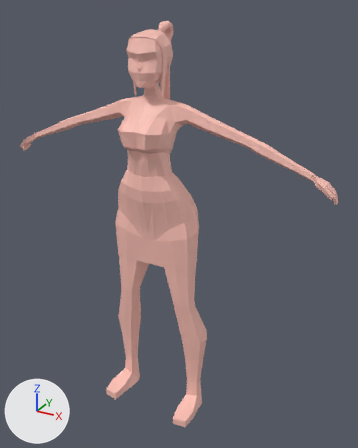
The Blender file detailed_character.blend, before and after one commit.
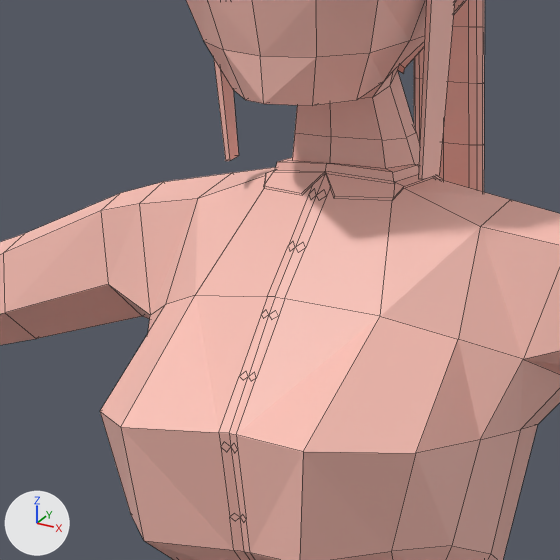
Each version appears first whole from a 50 mm lens placed at (1.004, -1.627, 1.743), pointed at (0.078, 0.058, 0.901), and next in a close-up on the part from 29% to 50% of the width and 16% to 33% of the height. The axes (+X, +Y, +Z) are drawn at lower left. The lights are the same throughout. The close-ups show mesh edges as thin lines.

The older version as bpy lines, for what is in view:
```python
me_cube_001 = bpy.data.meshes.new('Cube.001')
me_cube_001.from_pydata(...)  # 683 vertices, 597 faces; spans x 0.0..4.66, y -0.96..0.83, z -8.42..2.53
me_cube_001.materials.append(mat_skin)  # pink #ffc4b8
ob_leslie = bpy.data.objects.new('Leslie', me_cube_001)
ob_leslie.location = (0.0, 0.0, 1.3041)
ob_leslie.scale = (0.154, 0.154, 0.154)
_m = ob_leslie.modifiers.new('Mirror', 'MIRROR')
_m.use_clip = True
```
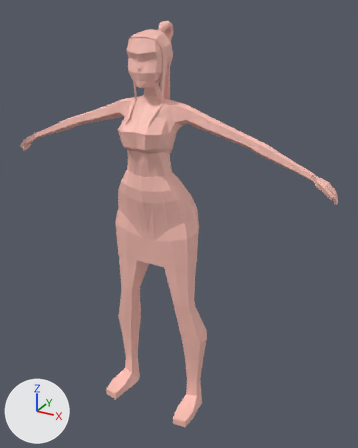
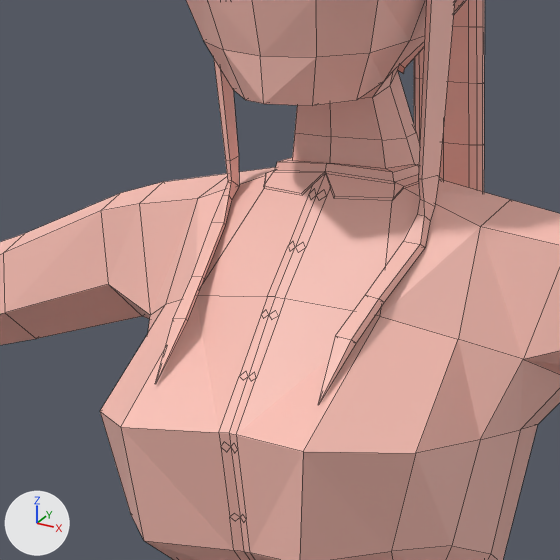
Commit message: Made the side strings of hair longer.

Location of each change, [x1, y1, x2, y2] in pixels of the close-ups (560 x 560 px):
part 1 of me_cube_001, built on (pink): after [155, 156, 439, 405]

The change, as a diff of the scene's bpy script:
```diff
--- a/detailed_character.blend.py
+++ b/detailed_character.blend.py
@@ me_cube_001 @@
 # used by ob_leslie; location = (0.0, 0.0, 1.3041); scale = (0.154, 0.154, 0.154)
-me_cube_001.from_pydata(...)  # 683 vertices, 597 faces; spans x 0.0..4.66, y -0.96..0.83, z -8.42..2.53
+me_cube_001.from_pydata(...)  # 707 vertices, 621 faces; spans x 0.0..4.66, y -0.96..0.83, z -8.42..2.53
+# me_cube_001 part 1
+# 1 face is deleted
+# 24 vertices are added at x 0.29..0.41, y -0.81..-0.2, z 0.23..0.8
+# 25 new faces join them
 me_cube_001.materials.append(mat_skin)
```
